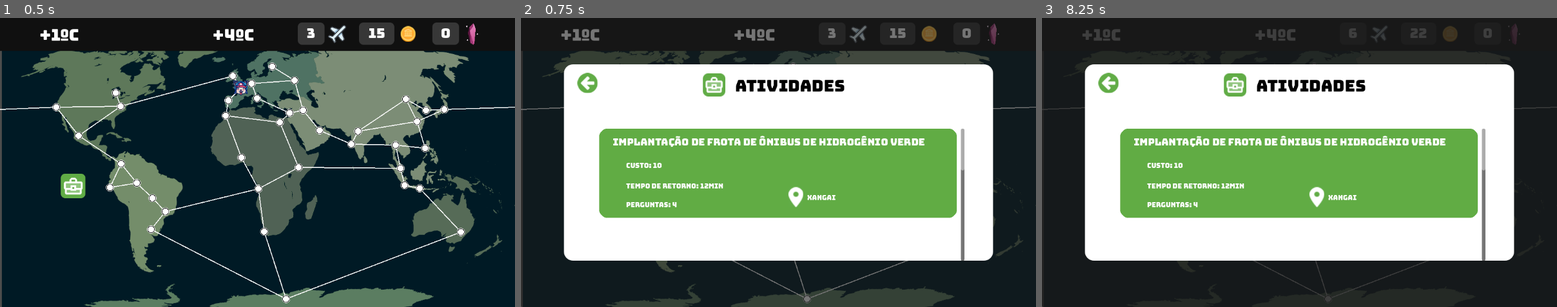
Above: before the commit, frames 1-3 (left to right).
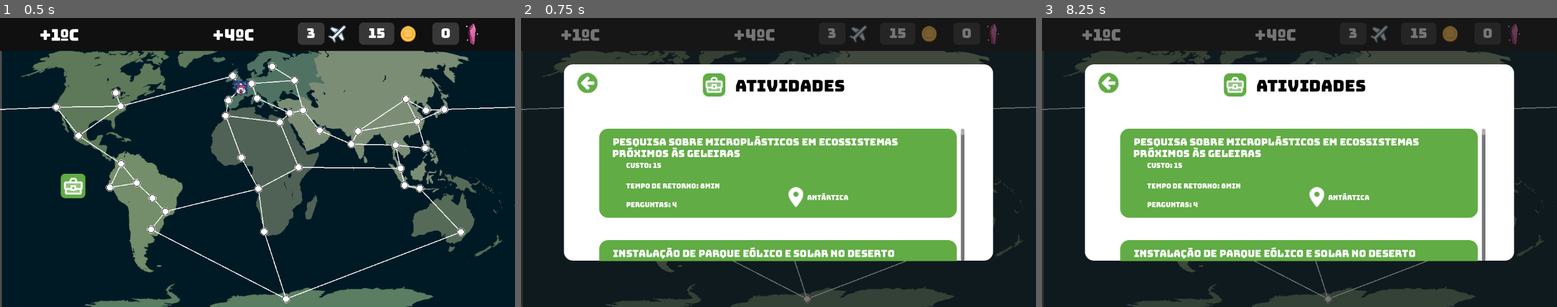
Above: after the commit, the same moments.

Repository: CarolCoCe/GreenGame
Game: Godot game, scene res://main/scene/main.tscn
Same seed, same stepped clock (60 frames per second), same inputs: the game is played once before the commit and once after it.
Inputs (mouse positions are in pixels of both pictures, inside the frame that each line leads up to):
- Up to frame 1 (0.5 s): no input
- Up to frame 2 (0.75 s): click (593, 185) at 0.5 s
- Up to frame 3 (8.25 s): click (1330, 298) at 1.25 s; click (1345, 110) at 2.02 s; click (1464, 188) at 2.77 s; click (1438, 145) at 3.52 s; click (1294, 84) at 4.27 s; click (1165, 162) at 5.02 s; click (1196, 197) at 5.77 s; click (1191, 228) at 6.52 s; click (1320, 122) at 7.27 s; click (1268, 116) at 8.02 s

Frame 1 is identical in both runs. In frame 2, 6.2% of the frame differs, in the area x 15-87%, y 38-85%; in frame 3, 8.5%, in the area x 0-100%, y 2-99%.

Commit message:
Tive que fazer o separetor do vbox manualmente mas deu certo, o de global tá bonitinho

Diff:
--- a/activity/scenes/activitylists.tscn
+++ b/activity/scenes/activitylists.tscn
@@ -25,7 +25,7 @@
 horizontal_scroll_mode = 0
 
 [node name="VBoxContainer" type="VBoxContainer" parent="Painel/ScrollContainer"]
-custom_minimum_size = Vector2(10, 1000)
+custom_minimum_size = Vector2(10, 12500)
 layout_mode = 2
 
 [node name="BackButton" type="TextureButton" parent="Painel"]
--- a/activity/scripts/activitylists.gd
+++ b/activity/scripts/activitylists.gd
@@ -43,31 +43,41 @@
 	abaGlobal()
 
 func abaGlobal():
+	#The separation constant in vboxContainer is not working at all
+	#For now, I will set the green rectangles position manually :|
+
+	var y = 0
 	for activity in allActivities:
-		createRect(activity)
+		createRect(activity,y)
+		y = y + 250 #setting the position
 
-func abaLocal(id1 : int, id2 : int = 0, id3 : int = 0):
-	var activity = allActivities[id1]
-	createRect(activity)
 
-	if id2 != 0:
-		activity = allActivities[id2]
-		createRect(activity)
+#func abaLocal(id1 : int, id2 : int = 0, id3 : int = 0):
+	#var activity = allActivities[id1]
+	#createRect(activity)
+	#
+	#if id2 != 0:
+		#activity = allActivities[id2]
+		#createRect(activity)
+	#
+	#if id3 != 0:
+		#activity = allActivities[id1]
+		#createRect(activity)
 
-	if id3 != 0:
-		activity = allActivities[id1]
-		createRect(activity)
 
-func createRect(activity : Activity):
+func createRect(activity : Activity, y):
+	var activityRect = greenRectScene.instantiate()
 	var minready = (activity.timeToReady)/60
-	var activityRect = greenRectScene.instantiate()
+
 	vbox.add_child(activityRect)
 	activityRect.setTitle(activity.title)
 	activityRect.setPrice("Custo: " + str(activity.priceCoins))
 	activityRect.setTime("Tempo de retorno: " + str(minready) + "Min")
 	activityRect.setQuestions("Perguntas: " + str(activity.numQuestActivity))
 	activityRect.setCity(activity.city)
+	activityRect.position = Vector2(0,y) #setting the position
 
+	print (activityRect.position)
 
 
 func _on_back_button_pressed():
--- a/jornal/scenes/jornalPainel.tscn
+++ b/jornal/scenes/jornalPainel.tscn
@@ -47,7 +47,7 @@
 grow_vertical = 2
 theme_override_colors/font_color = Color(0, 0, 0, 1)
 theme_override_fonts/font = ExtResource("6_lqsr0")
-theme_override_font_sizes/font_size = 16
+theme_override_font_sizes/font_size = 20
 horizontal_alignment = 1
 autowrap_mode = 3
 
@@ -57,6 +57,7 @@
 anchor_left = 0.5
 anchor_right = 0.5
 anchor_bottom = 1.0
+offset_left = -0.5
 offset_top = 221.0
 offset_right = 393.0
 offset_bottom = -218.0
@@ -64,7 +65,7 @@
 grow_vertical = 2
 theme_override_colors/font_color = Color(0, 0, 0, 1)
 theme_override_fonts/font = ExtResource("6_lqsr0")
-theme_override_font_sizes/font_size = 16
+theme_override_font_sizes/font_size = 20
 horizontal_alignment = 1
 autowrap_mode = 3
 
@@ -74,16 +75,15 @@
 anchor_left = 0.5
 anchor_right = 0.5
 anchor_bottom = 1.0
-offset_left = -408.0
-offset_top = 448.0
-offset_right = -296.0
-offset_bottom = -136.0
+offset_left = -368.0
+offset_top = 480.0
+offset_right = -288.0
+offset_bottom = -145.0
 grow_horizontal = 2
 grow_vertical = 2
 theme_override_colors/font_color = Color(0, 0, 0, 1)
 theme_override_fonts/font = ExtResource("6_lqsr0")
 theme_override_font_sizes/font_size = 22
-horizontal_alignment = 1
 autowrap_mode = 3
 
 [node name="coins-Sorte" type="Label" parent="Painel"]
@@ -92,16 +92,15 @@
 anchor_left = 0.5
 anchor_right = 0.5
 anchor_bottom = 1.0
-offset_left = -186.0
-offset_top = 448.0
-offset_right = -112.0
-offset_bottom = -136.0
+offset_left = -120.0
+offset_top = 480.0
+offset_right = -64.0
+offset_bottom = -145.0
 grow_horizontal = 2
 grow_vertical = 2
 theme_override_colors/font_color = Color(0, 0, 0, 1)
 theme_override_fonts/font = ExtResource("6_lqsr0")
 theme_override_font_sizes/font_size = 22
-horizontal_alignment = 1
 autowrap_mode = 3
 
 [node name="tempIncrease-Terra" type="Label" parent="Painel"]
@@ -111,15 +110,14 @@
 anchor_right = 0.5
 anchor_bottom = 1.0
 offset_left = 70.0
-offset_top = 448.0
-offset_right = 182.0
-offset_bottom = -136.0
+offset_top = 480.0
+offset_right = 160.0
+offset_bottom = -145.0
 grow_horizontal = 2
 grow_vertical = 2
 theme_override_colors/font_color = Color(0, 0, 0, 1)
 theme_override_fonts/font = ExtResource("6_lqsr0")
 theme_override_font_sizes/font_size = 22
-horizontal_alignment = 1
 autowrap_mode = 3
 
 [node name="coins-Terra" type="Label" parent="Painel"]
@@ -128,24 +126,23 @@
 anchor_left = 0.5
 anchor_right = 0.5
 anchor_bottom = 1.0
-offset_left = 304.0
-offset_top = 472.0
-offset_right = 356.0
-offset_bottom = -153.0
+offset_left = 366.0
+offset_top = 480.0
+offset_right = 414.0
+offset_bottom = -145.0
 grow_horizontal = 2
 grow_vertical = 2
 theme_override_colors/font_color = Color(0, 0, 0, 1)
 theme_override_fonts/font = ExtResource("6_lqsr0")
 theme_override_font_sizes/font_size = 22
-horizontal_alignment = 1
 autowrap_mode = 3
 
 [node name="TwemojiCoin" type="Sprite2D" parent="Painel"]
-position = Vector2(488, 488)
+position = Vector2(434, 492)
 texture = ExtResource("7_pju2t")
 
 [node name="TwemojiCoin2" type="Sprite2D" parent="Painel"]
-position = Vector2(976, 488)
+position = Vector2(920, 492)
 texture = ExtResource("7_pju2t")
 
 [connection signal="pressed" from="Painel/BackButton" to="." method="_on_back_button_pressed"]
--- a/jornal/scripts/jornalPainel.gd
+++ b/jornal/scripts/jornalPainel.gd
@@ -25,10 +25,18 @@
 			if len(line) >= 2:
 				var storyf = line[0]
 				var consequenceCoinsf = int (line[1])
-				var cityConsequencef = line[2].split(";")
-				var temIncreasef = int(line[3])
+				var temIncreasef
+				var cityConsequencef
+				var news
 
-				var news = Jornal.new(storyf,consequenceCoinsf,temIncreasef, cityConsequencef)
+				if len(line) < 5: #consequece city is null. Valid for all players then
+					temIncreasef = int(line[2])
+					news = Jornal.new(storyf,consequenceCoinsf,temIncreasef)
+				else:
+					cityConsequencef = line[2].split(";")
+					temIncreasef = int(line[3])
+					news = Jornal.new(storyf,consequenceCoinsf,temIncreasef, cityConsequencef)
+
 
 				sorteNews.append(news)
 	#Terra
@@ -53,7 +61,9 @@
 
 func show_jornal():
 	#Sorte
-	var randomIndex = randi_range(0, sorteNews.size())
+	var randomIndex = randi_range(0, sorteNews.size()-1)
+	while (sorteNews.size() > 0 and sorteNews[randomIndex] == null):
+		randomIndex = randi_range(0, sorteNews.size()-1)
 	var randomNew = sorteNews[randomIndex]
 	sorteNews.pop_at(randomIndex)
 
@@ -62,7 +72,9 @@
 	$"Painel/coins-Sorte".text = str(randomNew.coinsConsequence)
 
 	#Terra
-	var randomIndexT = randi_range(0, terraNews.size())
+	var randomIndexT = randi_range(0, terraNews.size()-1)
+	while (terraNews.size() > 0 and terraNews[randomIndexT] == null):
+		randomIndexT = randi_range(0, terraNews.size()-1)
 	var randomNewT = terraNews[randomIndexT]
 	terraNews.pop_at(randomIndexT)
 
--- a/main/scene/main.tscn
+++ b/main/scene/main.tscn
@@ -34,18 +34,8 @@
 offset_bottom = 74.0
 
 [node name="Timer" type="Timer" parent="."]
-_import_path = NodePath("")
-unique_name_in_owner = false
-process_mode = 0
-process_priority = 0
-process_physics_priority = 0
-process_thread_group = 0
-editor_description = ""
-process_callback = 1
-wait_time = 8.0
-one_shot = false
+wait_time = 240.0
 autostart = true
-script = null
 
 [node name="Label-plane" type="Label" parent="."]
 offset_left = 666.0
--- a/main/scripts/WorldMap.gd
+++ b/main/scripts/WorldMap.gd
@@ -18,13 +18,8 @@
 	add_child(circleCity)
 	#this is for adjust the button position
 	circleCity.position = city.positionMap - ((circleCity.size * circleCity.scale)/2)
-
 	circleCity.connect("pressed", _on_city_button_pressed.bind(city)) #for the extra argument
 
-	#var cityNameLabel = Label.new()
-	#cityNameLabel.text = city.nameCity
-	#cityNameLabel.position = circleCity.position + Vector2(-20, 10)
-	#add_child(cityNameLabel)
 
 func _on_city_button_pressed(city):
 	cityButtonPressed.emit(city)
--- a/main/scripts/main.gd
+++ b/main/scripts/main.gd
@@ -74,5 +74,4 @@
 
 
 func _on_activity_list_button_pressed():
-	print(activityPainel.visible)
 	activityPainel.visible = true
